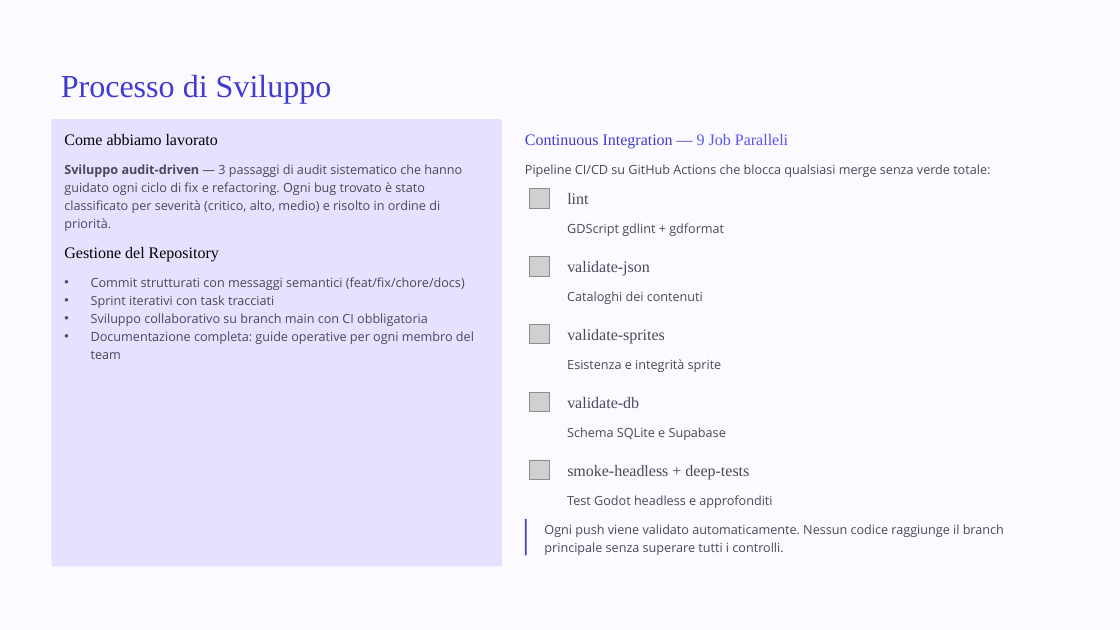
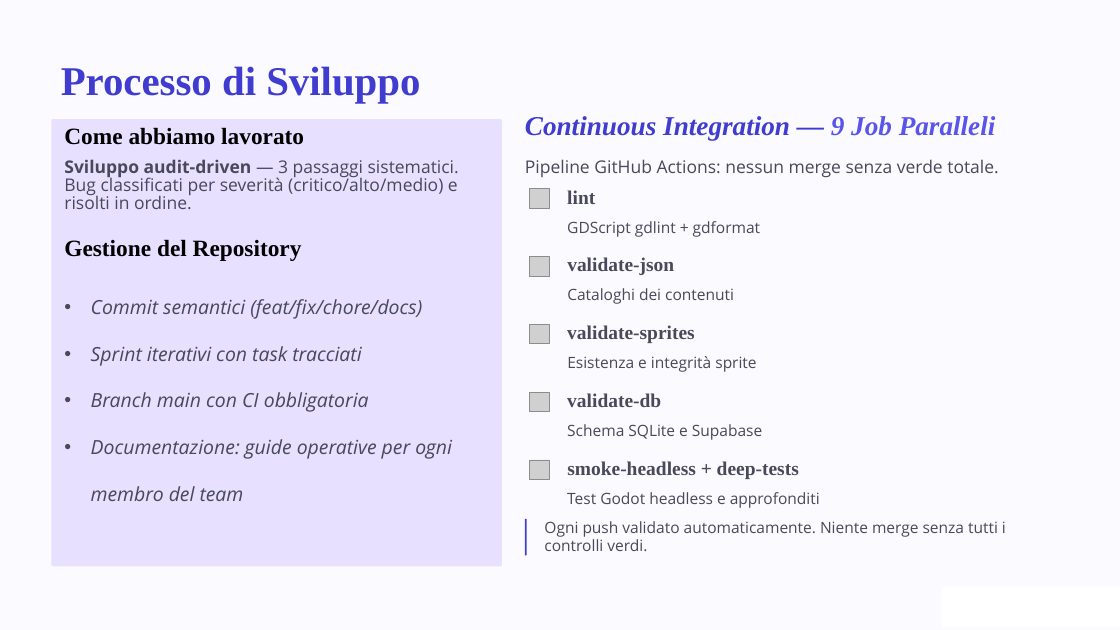
Before and after one commit to renanaugustomacena-ux/Projectwork-IFTS-Private, a slide deck: slide 9 of finale.pptx (slide 10 before the commit). Drawn at 1120x630 pixels with LibreOffice and Linux fonts; fonts in the diff are those of the drawing; grey boxes stand for pictures; background and template pictures are left out. Boxes give left, top, right and bottom in pixels: in the first picture for what was removed or moved away, otherwise in the second. Text is boxed around its words. In the diff, an @@ line names an element or a change of style, - is before the commit and + after.

Commit message:
docs: aggiorna finale.pptx

```diff
--- a/finale.pptx
+++ b/finale.pptx
@@ text "Processo di Sviluppo" at <box>61,66,420,103</box>: size 33 to 42 pt, bold on @@
@@ text "Continuous Integration — 9 Job ...": place and size @@
-text "Continuous Integration — 9 Job ..." at <box>525,134,788,149</box>
+text "Continuous Integration — 9 Job ..." at <box>525,116,996,141</box>
@@ text "Continuous Integration — 9 Job ..." at <box>525,116,996,141</box>: size 16.5 to 28 pt, bold on, italic on @@
@@ text "Come abbiamo lavorato" at <box>64,127,304,145</box>: size 16.5 to 24 pt, bold on @@
@@ text at <box>64,159,459,209</box>: text changed; size 13 to 18 pt @@
-Sviluppo audit-driven — 3 passaggi di audit sistematico che hanno guidato ogni ciclo di fix e refactoring. Ogni bug trovato è stato classificato per severità (critico, alto, medio) e risolto in ordine di priorità.
+Sviluppo audit-driven — 3 passaggi sistematici. Bug classificati per severità (critico/alto/medio) e risolti in ordine.
@@ text at <box>525,159,999,177</box>: text changed; size 13 to 18 pt @@
-Pipeline CI/CD su GitHub Actions che blocca qualsiasi merge senza verde totale:
+Pipeline GitHub Actions: nessun merge senza verde totale.
@@ size 16.5 to 20 pt, bold on in 5 elements at <box>567,325,695,343</box>, <box>567,461,799,479</box>, <box>567,257,674,275</box>, <box>567,393,661,407</box>, <box>567,190,595,204</box> @@
@@ text "Gestione del Repository" at <box>64,239,302,261</box>: size 16.5 to 24 pt, bold on @@
@@ text at <box>91,299,422,319</box>: text changed; size 13 to 20 pt; italic on @@
-• Commit strutturati con messaggi semantici (feat/fix/chore/docs)
+• Commit semantici (feat/fix/chore/docs)
@@ size 13 to 16 pt in 5 elements at <box>567,492,820,508</box>, <box>567,424,762,440</box>, <box>567,221,760,237</box>, <box>567,356,756,372</box>, <box>567,288,734,304</box> @@
@@ text at <box>91,346,361,366</box>: size 13 to 20 pt, italic on in "Sprint iterativi con task tracciati"; line spacing 18.5pt to 2 @@
@@ text at <box>91,392,452,501</box>: text changed; size 13 to 20 pt; italic on @@
-• Sviluppo collaborativo su branch main con CI obbligatoria
-• Documentazione completa: guide operative per ogni membro del team
+• Branch main con CI obbligatoria
+• Documentazione: guide operative per ogni membro del team
@@ text at <box>544,521,1006,551</box>: text changed; size 13 to 16 pt @@
-Ogni push viene validato automaticamente. Nessun codice raggiunge il branch principale senza superare tutti i controlli.
+Ogni push validato automaticamente. Niente merge senza tutti i controlli verdi.
```
Also in this commit, not shown: 7 other slides changed, 2 slides added, 3 slides removed.
